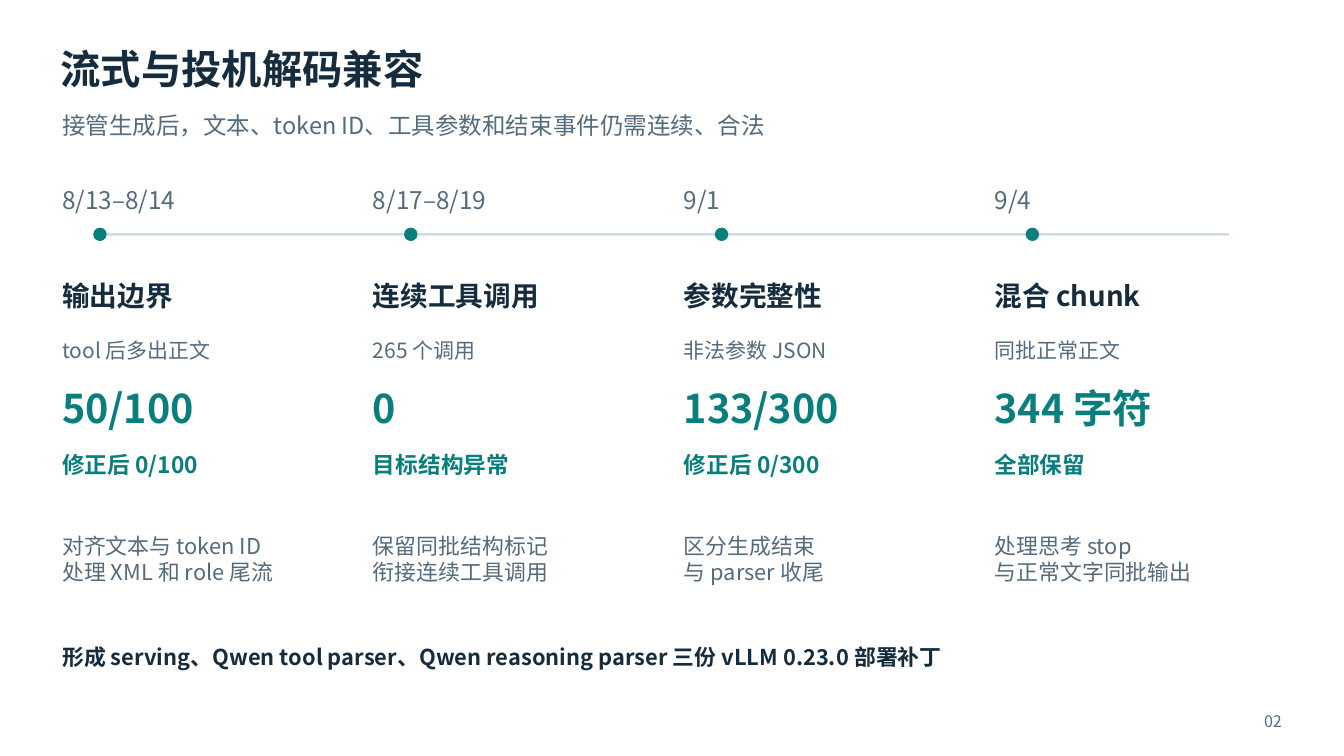
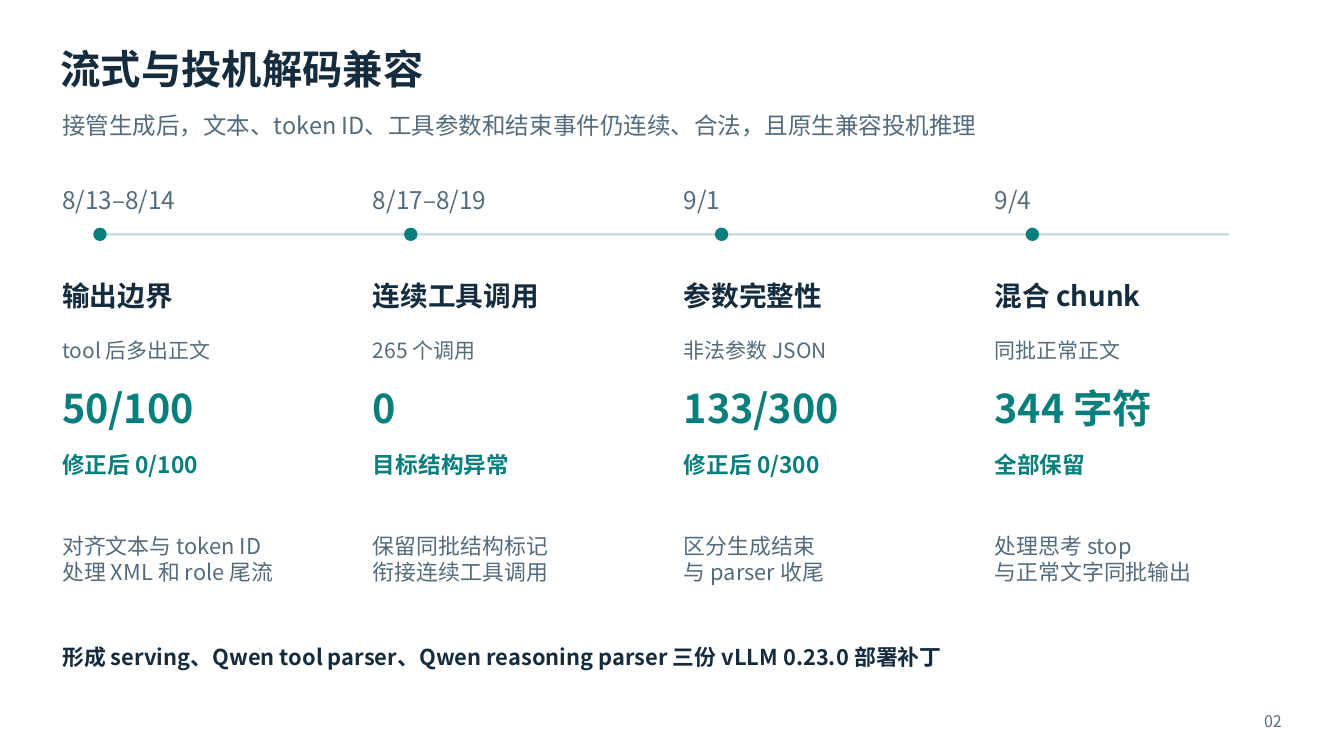
Before and after one commit to F00L42/TB, a slide deck: slide 2 of docs/report/closeout/presentation/DTB_closeout_20260930_r9.pptx. Drawn at 1344x756 pixels with LibreOffice and Linux fonts; fonts in the diff are those of the drawing. Boxes give left, top, right and bottom in pixels: in the first picture for what was removed or moved away, otherwise in the second. Text is boxed around its words. In the diff, an @@ line names an element or a change of style, - is before the commit and + after.

```diff
--- a/docs/report/closeout/presentation/DTB_closeout_20260930_r9.pptx
+++ b/docs/report/closeout/presentation/DTB_closeout_20260930_r9.pptx
@@ text at box(62, 114, 977, 136): text changed @@
-接管生成后，文本、token ID、工具参数和结束事件仍需连续、合法
+接管生成后，文本、token ID、工具参数和结束事件仍连续、合法，且原生兼容投机推理
```
Also in this commit, not shown: 1 other slide changed.
